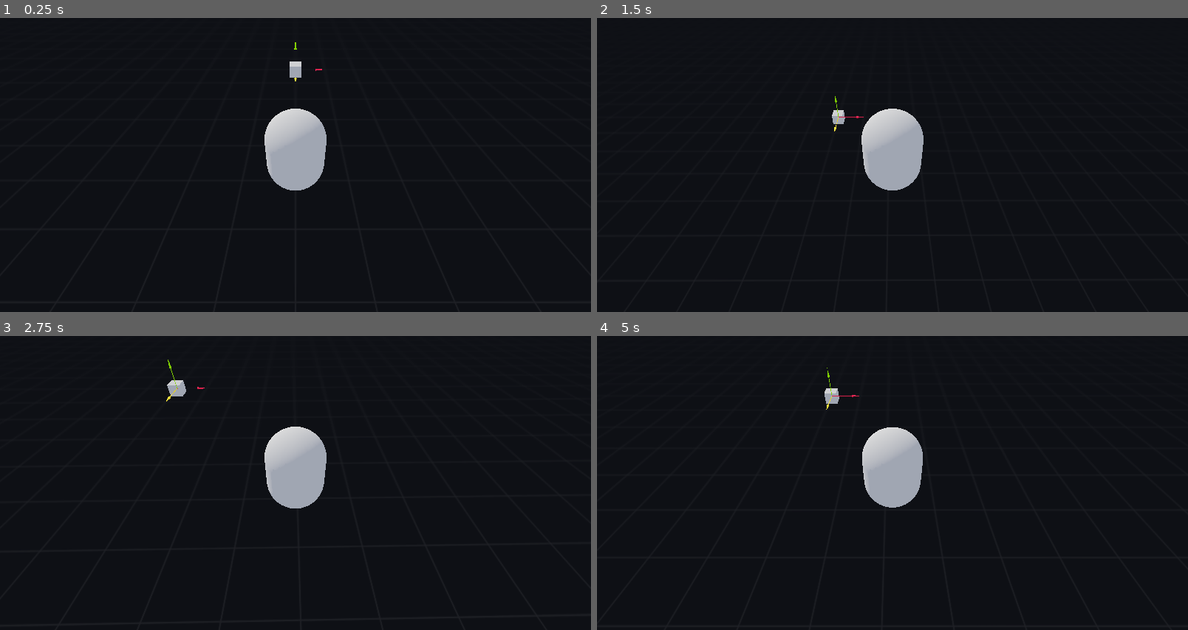
Above: before the commit, frames 1-4 (two rows, left to right).
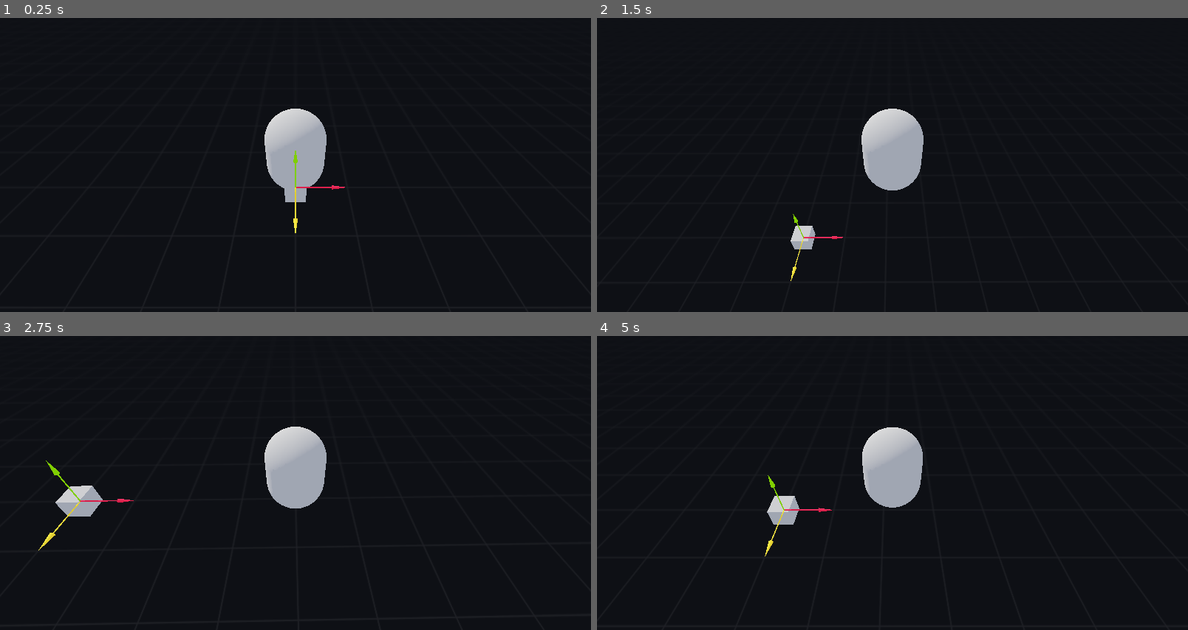
Above: after the commit, the same moments.

Repository: nickyvanurk/game-prototypes
Game: Godot game, scene res://world/world.tscn
The game is run twice, just before and just after one commit, with the same random seed, the same clock (stepped at 60 frames per second) and the same inputs.
Inputs (mouse positions are in pixels of both pictures, inside the frame that each line leads up to):
- Up to frame 1 (0.25 s): no input
- Up to frame 2 (1.5 s): tap Enter at 0.5 s; move the mouse to (1022, 120) at 0.52 s; press the mouse at (1022, 120) at 0.53 s; hold D (move_right) 0.53-1.25 s; tap Space (jump) at 0.77 s; release the mouse at (1022, 120) at 1.25 s; drag from (774, 156) to (862, 209) at 1.27 s
- Up to frame 3 (2.75 s): move the mouse to (354, 383) at 2.02 s; press the mouse at (354, 383) at 2.03 s; hold D (move_right) from 2.03 s (still down)
- Up to frame 4 (5 s): release D (move_right) at 2.75 s; release the mouse at (951, 383) at 2.75 s; drag from (862, 527) to (715, 406) at 2.77 s; move the mouse to (1069, 509) at 3.52 s; hold A (move_left) 3.53-4.25 s; hold Right mouse button (rotate_camera) 3.53-4.25 s; tap Space (jump) at 3.77 s; click (1069, 509) at 3.8 s; drag from (715, 406) to (803, 371) at 4.27 s

The runs differ from the first frame. In frame 1, 0.4% of the frame differs, in the area x 48-59%, y 8-74%; in frame 2, 0.5%; in frame 3, 0.9%, in the area x 6-35%, y 8-73%; in frame 4, 0.7%.

Commit message:
Add gizmo translation

Diff:
--- a/gizmo/gizmo/gizmo.gd
+++ b/gizmo/gizmo/gizmo.gd
@@ -2,13 +2,50 @@
 
 export(NodePath) var parent_path
 
-onready var cone_x = $x/Cone
-onready var cone_y = $y/Cone
-onready var cone_z = $z/Cone
+var parent = null
+var is_dragging = false
+
+var offset = Vector3()
+var origin = Vector3()
+
+func _ready():
+	parent = get_node(parent_path)
+	if parent: global_transform.origin = parent.global_transform.origin
 
 func _physics_process(delta):
-	var parent = get_node(parent_path)
-	visible = parent != null
+	var new_parent = get_node(parent_path)
+	visible = new_parent != null
+	if parent != new_parent:
+		global_transform.origin = parent.global_transform.origin
+	parent = new_parent
 
-	if parent:
-		global_transform.origin = parent.global_transform.origin
+func _on_x_input_event(camera, event, position, normal, shape_idx):
+	move_on_axis(camera, event, position, "x")
+
+func _on_y_input_event(camera, event, position, normal, shape_idx):
+	move_on_axis(camera, event, position, "y")
+
+func _on_z_input_event(camera, event, position, normal, shape_idx):
+	move_on_axis(camera, event, position, "z")
+
+func move_on_axis(camera, event, raycast_hit_position, axis):
+	if event.is_action_pressed("select_object"):
+		is_dragging = true
+		origin = global_transform.origin
+
+	if event.is_action_released("select_object"):
+		is_dragging = false
+		origin = Vector3()
+		offset = Vector3()
+
+	if is_dragging:
+		# TODO: use different planes depending on the camera angle. Dot product.
+		var p = Plane(0, 1, 0, origin.y) if axis == "x" else Plane(0, 0, 1, origin.z)  if axis == "y" else Plane(1, 0, 0, origin.x)
+		p.intersects_ray(camera.global_transform.origin, camera.project_ray_normal(event.position))
+		var result = p.intersects_ray(camera.global_transform.origin, camera.project_ray_normal(event.position))
+
+		if result:
+			if offset == Vector3.ZERO:
+				offset = ((global_transform.origin - result))
+			global_transform.origin[axis] = (result + offset)[axis]
+			parent.global_transform.origin = global_transform.origin
--- a/gizmo/gizmo/gizmo.tscn
+++ b/gizmo/gizmo/gizmo.tscn
@@ -26,6 +26,10 @@
 height = 0.8
 radial_segments = 20
 rings = 2
+
+[sub_resource type="CylinderShape" id=9]
+radius = 0.05
+height = 1.0
 
 [sub_resource type="SpatialMaterial" id=4]
 render_priority = 127
@@ -71,8 +75,11 @@
 [node name="Gizmo" type="Spatial"]
 script = ExtResource( 4 )
 
-[node name="x" type="Spatial" parent="."]
+[node name="x" type="KinematicBody" parent="."]
 transform = Transform( -4.37114e-08, 1, 0, -1, -4.37114e-08, 0, 0, 0, 1, 0, 0, 0 )
+collision_layer = 32768
+collision_mask = 32768
+input_capture_on_drag = true
 
 [node name="Cone" type="MeshInstance" parent="x"]
 transform = Transform( 1, 0, 0, 0, 1, 0, 0, 0, 1, 0, 0.85, 0 )
@@ -86,7 +93,14 @@
 skeleton = NodePath("../..")
 material/0 = null
 
-[node name="y" type="Spatial" parent="."]
+[node name="CollisionShape" type="CollisionShape" parent="x"]
+transform = Transform( 1, 0, 0, 0, 1, 0, 0, 0, 1, 0, 0.5, 0 )
+shape = SubResource( 9 )
+
+[node name="y" type="KinematicBody" parent="."]
+collision_layer = 32768
+collision_mask = 32768
+input_capture_on_drag = true
 
 [node name="Cone" type="MeshInstance" parent="y"]
 transform = Transform( 1, 0, 0, 0, 1, 0, 0, 0, 1, 0, 0.85, 0 )
@@ -100,8 +114,15 @@
 skeleton = NodePath("../..")
 material/0 = null
 
-[node name="z" type="Spatial" parent="."]
+[node name="CollisionShape" type="CollisionShape" parent="y"]
+transform = Transform( 1, 0, 0, 0, 1, 0, 0, 0, 1, 0, 0.5, 0 )
+shape = SubResource( 9 )
+
+[node name="z" type="KinematicBody" parent="."]
 transform = Transform( 1.91069e-15, -4.37114e-08, -1, -1, -4.37114e-08, 0, -4.37114e-08, 1, -4.37114e-08, 0, 0, 0 )
+collision_layer = 32768
+collision_mask = 32768
+input_capture_on_drag = true
 
 [node name="Cone" type="MeshInstance" parent="z"]
 transform = Transform( 1, 0, 0, 0, 1, 0, 0, 0, 1, 0, 0.85, 0 )
@@ -114,3 +135,11 @@
 mesh = SubResource( 8 )
 skeleton = NodePath("../..")
 material/0 = null
+
+[node name="CollisionShape" type="CollisionShape" parent="z"]
+transform = Transform( 1, 0, 0, 0, 1, 0, 0, 0, 1, 0, 0.5, 0 )
+shape = SubResource( 9 )
+
+[connection signal="input_event" from="x" to="." method="_on_x_input_event"]
+[connection signal="input_event" from="y" to="." method="_on_y_input_event"]
+[connection signal="input_event" from="z" to="." method="_on_z_input_event"]
--- a/gizmo/world/world.tscn
+++ b/gizmo/world/world.tscn
@@ -47,7 +47,6 @@
 [node name="Player" parent="." instance=ExtResource( 3 )]
 
 [node name="Cube" type="KinematicBody" parent="."]
-transform = Transform( 1, 0, 0, 0, 1, 0, 0, 0, 1, 0, 0, -5 )
 input_capture_on_drag = true
 script = ExtResource( 4 )
 
Not shown: 1 places in gizmo/gizmo/gizmo.tscn that only renumber resources
